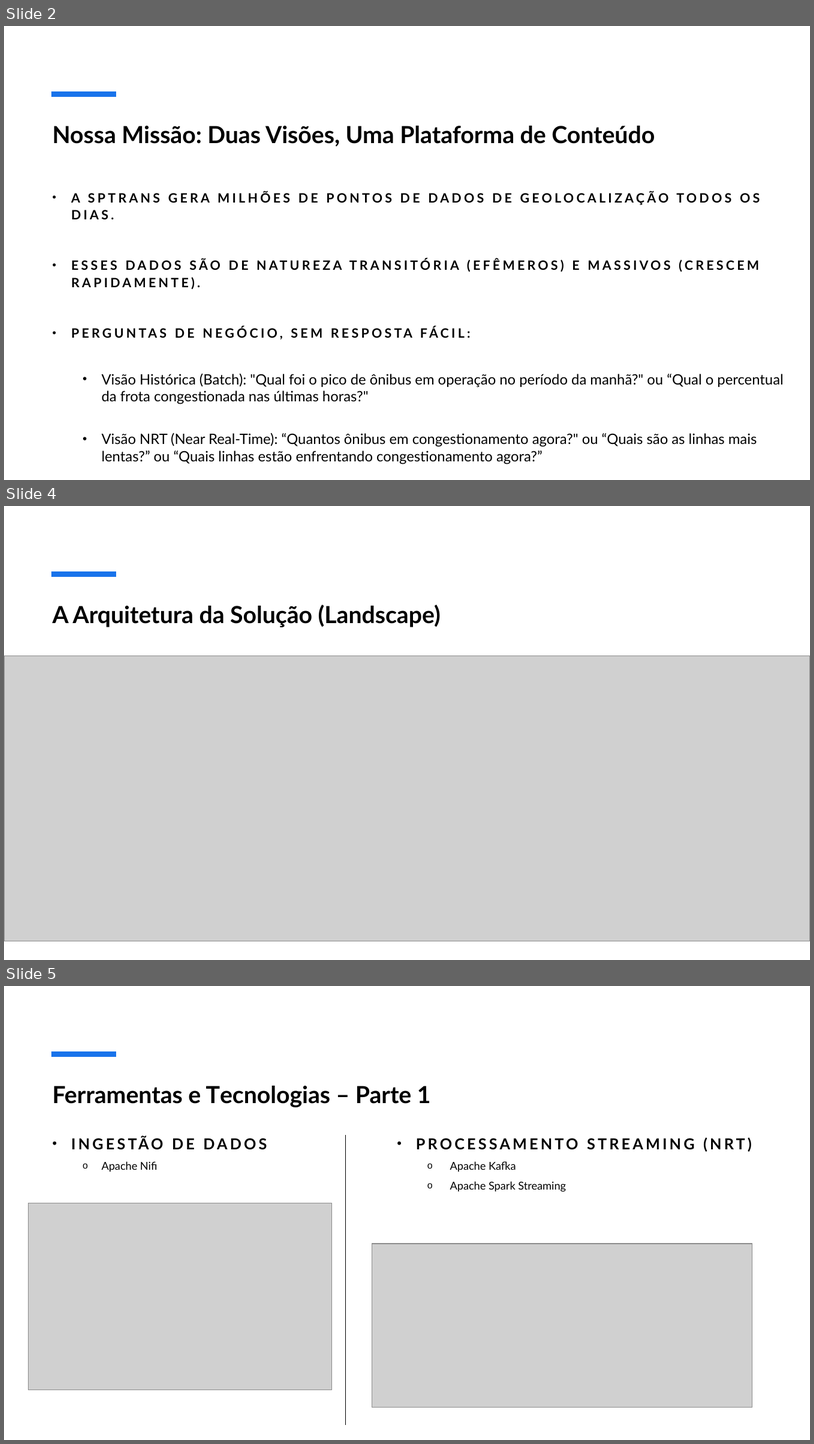
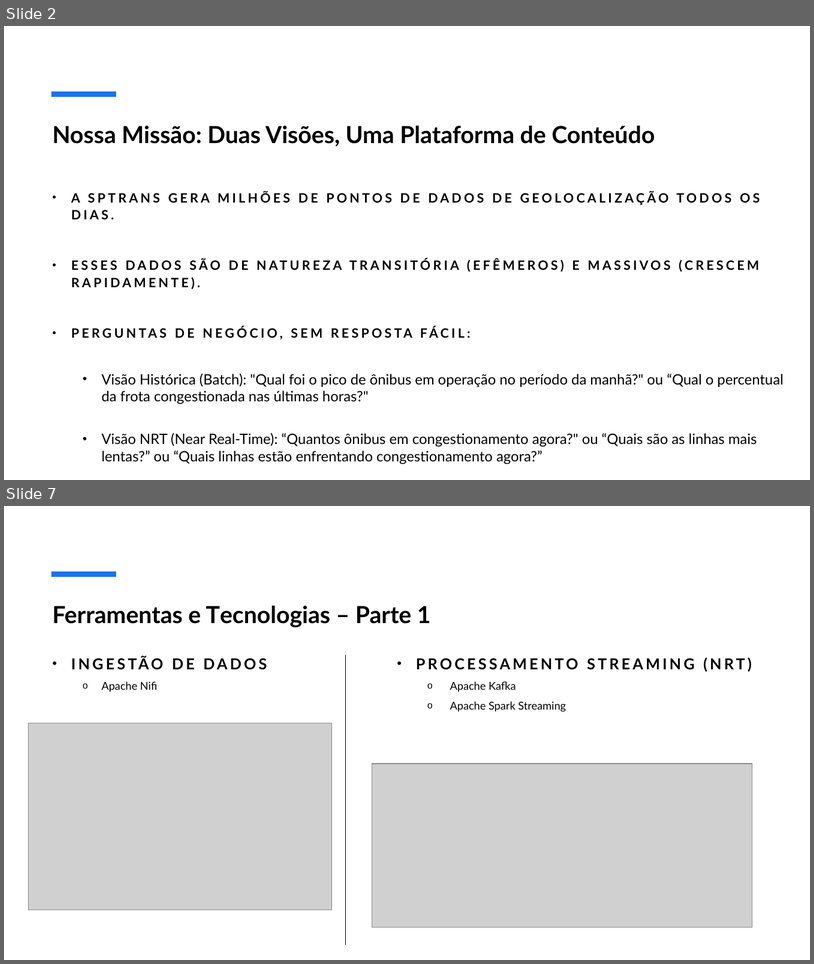
Before and after one commit to guilhermepepa/FIA-Projeto-Final, a slide deck: documentacoes/Apresentação_Projeto_Final.pptx. Shown one above the other, each under a label of ours: slides 2, 4 and 5 before the commit, slides 2 and 7 after it; the slides between them are not shown. The pictures are 814x1444 and 814x964 pixels, drawn with LibreOffice and Linux fonts; fonts in the diff are those of the drawing; grey boxes stand for pictures. Boxes give left, top, right and bottom in pixels: in the first picture for what was removed or moved away, otherwise in the second. Text is boxed around its words. In the diff, an @@ line names an element or a change of style, - is before the commit and + after.

```diff
--- a/documentacoes/Apresentação_Projeto_Final.pptx
+++ b/documentacoes/Apresentação_Projeto_Final.pptx
@@ slide 4 removed at [4, 506, 810, 960], background #FFFFFF; not listed: 1 template element that a slide beside it also shows @@
@@ title removed at [53, 604, 441, 627] @@
-A Arquitetura da Solução (Landscape)
@@ picture removed at [4, 656, 810, 940] @@
@@ what was slide 5 is now slide 7 @@
```
Also in this commit, not shown: 3 slides changed, 3 slides added, 1 other slide removed, 38 other files.
